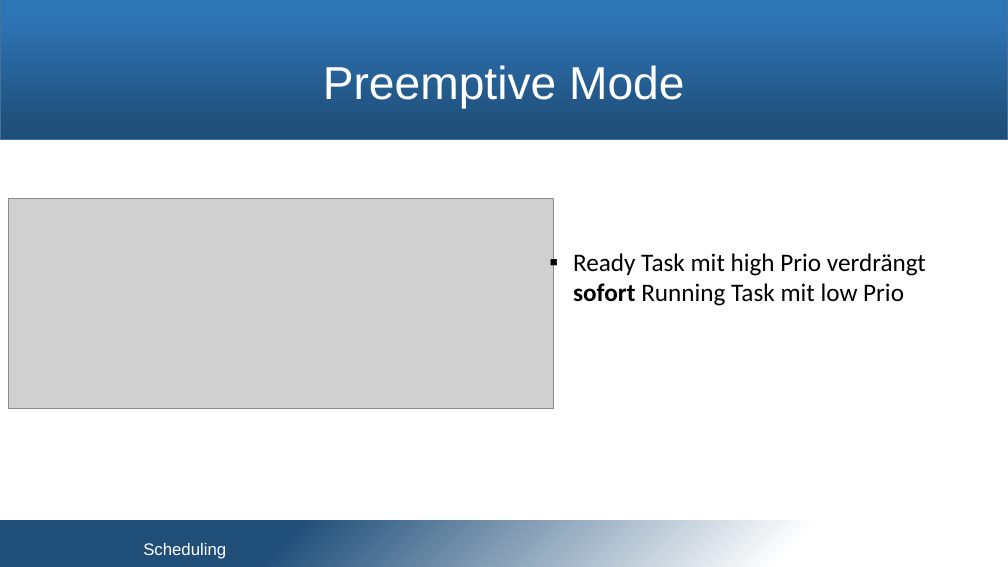
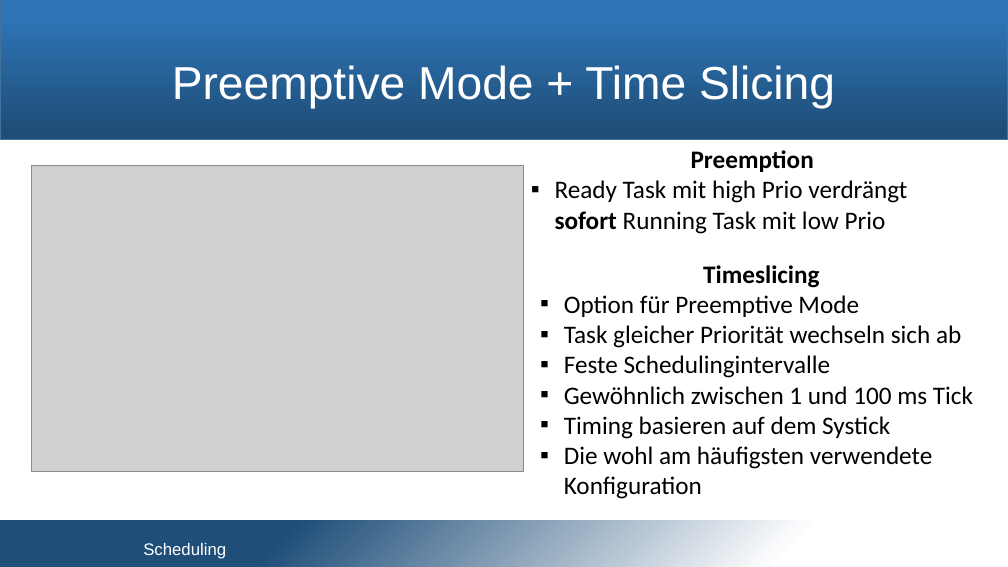
Before and after one commit to snobz/Seminar_BS_2017, a slide deck: slide 19 of Päsi/Seminar Betriebssysteme.pptx. Drawn at 1008x567 pixels with LibreOffice and Linux fonts; fonts in the diff are those of the drawing; grey boxes stand for pictures; background and template pictures are left out. Boxes give left, top, right and bottom in pixels: in the first picture for what was removed or moved away, otherwise in the second. Text is boxed around its words. In the diff, an @@ line names an element or a change of style, - is before the commit and + after.

Commit message:
some work on scheduling

```diff
--- a/Päsi/Seminar Betriebssysteme.pptx
+++ b/Päsi/Seminar Betriebssysteme.pptx
@@ title at (x1=172, y1=65, x2=835, y2=109): text changed @@
-Preemptive Mode
+Preemptive Mode + Time Slicing
@@ text "Preemption" moved from (x1=573, y1=253, x2=926, y2=306) to (x1=555, y1=150, x2=907, y2=234) @@
@@ picture resized from (x1=8, y1=199, x2=554, y2=409) to (x1=32, y1=166, x2=523, y2=471) @@
@@ text at (x1=691, y1=150, x2=814, y2=172): paragraph added @@
+Preemption
@@ text added at (x1=564, y1=265, x2=973, y2=499), 24 pt, text #000000 @@
+Timeslicing
+▪ Option für Preemptive Mode
+▪ Task gleicher Priorität wechseln sich ab
+▪ Feste Schedulingintervalle
+▪ Gewöhnlich zwischen 1 und 100 ms Tick
+▪ Timing basieren auf dem Systick
+▪ Die wohl am häufigsten verwendete Konfiguration
```
Also in this commit, not shown: 11 other slides changed, 1 slide removed.
